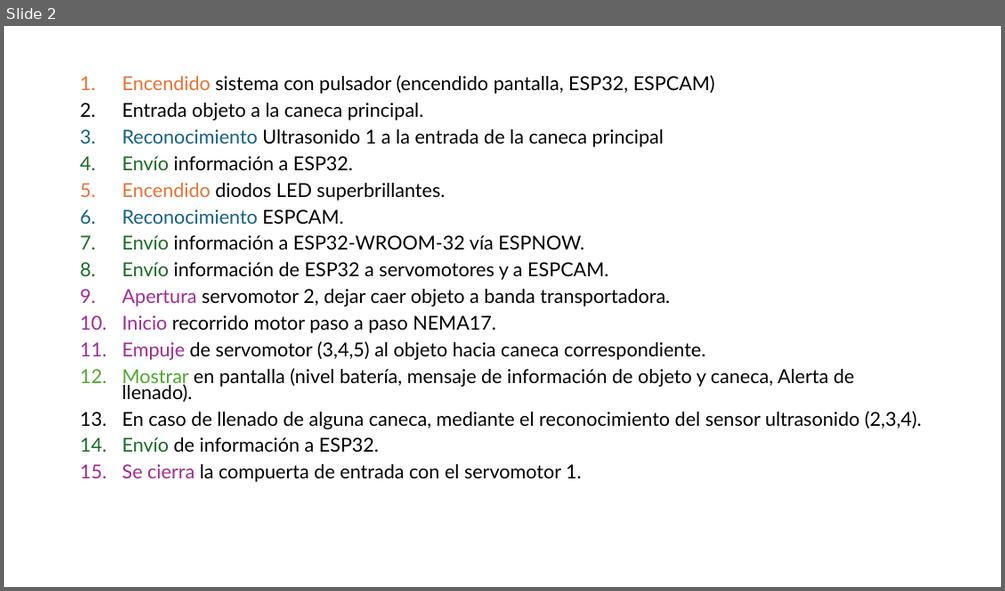
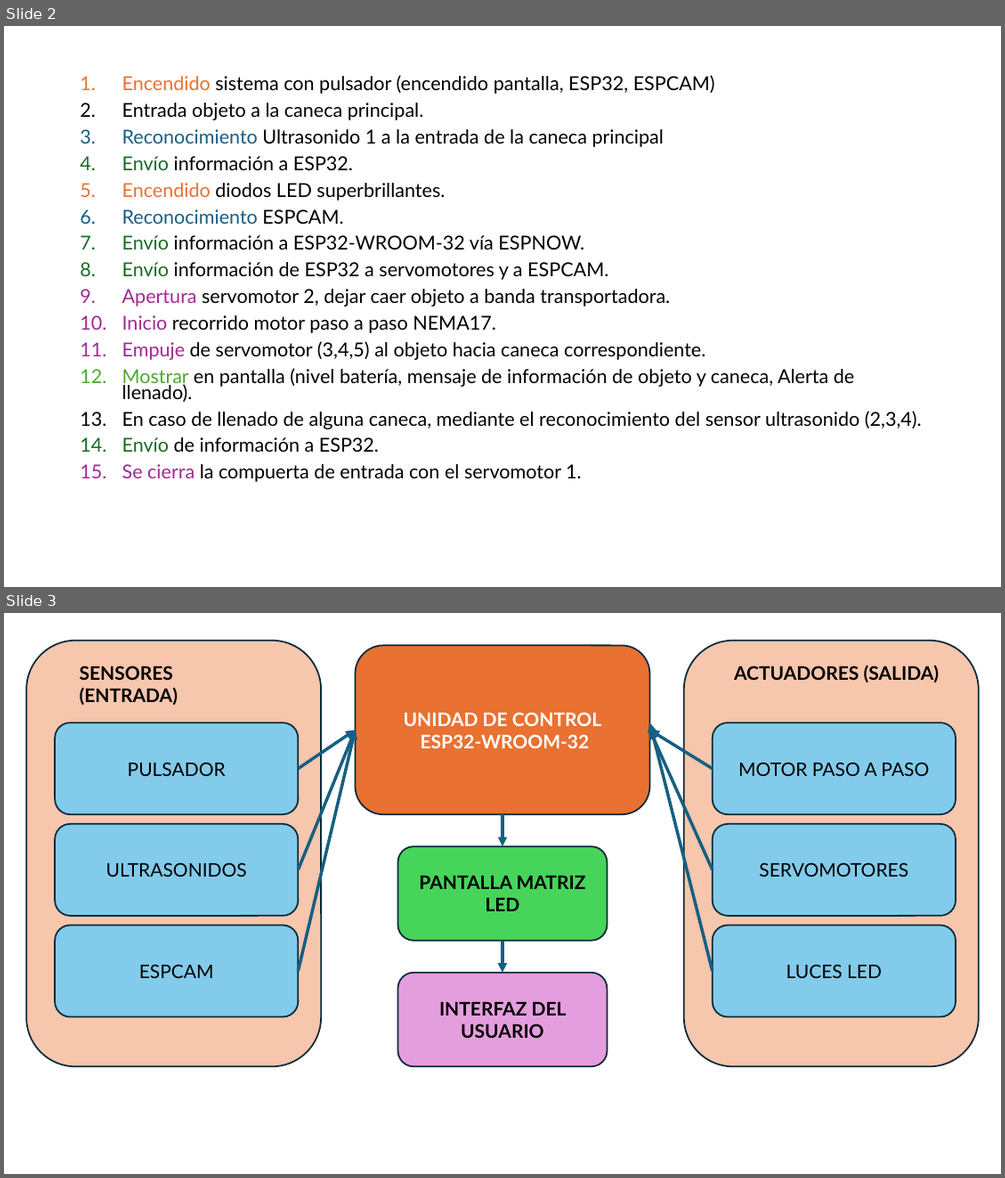
Before and after one commit to AngMar126/Documento-historial-de-clases-Dise-o-de-producto-2, a slide deck: Secuencia de funcionamiento caneca inteligente.pptx. Shown one above the other, each under a label of ours: slide 2 before the commit, slides 2 and 3 after it. The pictures are 1005x591 and 1005x1178 pixels, drawn with LibreOffice and Linux fonts; fonts in the diff are those of the drawing. Boxes give left, top, right and bottom in pixels: in the first picture for what was removed or moved away, otherwise in the second. Text is boxed around its words. In the diff, an @@ line names an element or a change of style, - is before the commit and + after.

```diff
--- a/Secuencia de funcionamiento caneca inteligente.pptx
+++ b/Secuencia de funcionamiento caneca inteligente.pptx
@@ slide 3 added at (4,613,1001,1174), background #FFFFFF @@
@@ rounded rectangle added at (26,641,321,1067), fill #F6C6AD, outline #092A39 1.5 pt @@
@@ text added at (80,666,178,705), 18 pt, text #000000, bold @@
+SENSORES (ENTRADA)
@@ rounded rectangle added at (356,645,650,814), fill #E97132, outline #092A39 1.5 pt, 18 pt, text #FFFFFF, bold @@
+UNIDAD DE CONTROL
+ESP32-WROOM-32
@@ rounded rectangle added at (684,641,979,1067), fill #F6C6AD, outline #092A39 1.5 pt @@
@@ text added at (734,665,938,682), 18 pt, text #000000, bold @@
+ACTUADORES (SALIDA)
@@ rounded rectangle added at (55,723,298,815), fill #83CBEB, outline #092A39 1.5 pt, 18 pt, text #000000 @@
+PULSADOR
@@ arrow added from (298, 769) to (356, 730), #156082 3 pt @@
@@ arrow added from (298, 869) to (356, 730), #156082 3 pt @@
@@ arrow added from (298, 971) to (356, 730), #156082 3 pt @@
@@ arrow added from (712, 769) to (650, 730), #156082 3 pt @@
@@ arrow added from (712, 869) to (650, 730), #156082 3 pt @@
@@ arrow added from (712, 971) to (650, 723), #156082 3 pt @@
@@ rounded rectangle added at (712,723,955,815), fill #83CBEB, outline #092A39 1.5 pt, 18 pt, text #000000 @@
+MOTOR PASO A PASO
@@ rounded rectangle added at (55,824,298,916), fill #83CBEB, outline #092A39 1.5 pt, 18 pt, text #000000 @@
+ULTRASONIDOS
@@ arrow added from (502, 814) to (502, 846), #156082 3 pt @@
@@ rounded rectangle added at (712,824,955,916), fill #83CBEB, outline #092A39 1.5 pt, 18 pt, text #000000 @@
+SERVOMOTORES
@@ rounded rectangle added at (398,846,607,941), fill #47D45A, outline #092A39 1.5 pt, 18 pt, text #000000, bold @@
+PANTALLA MATRIZ LED
@@ rounded rectangle added at (55,925,298,1017), fill #83CBEB, outline #092A39 1.5 pt, 18 pt, text #000000 @@
+ESPCAM
@@ rounded rectangle added at (712,925,955,1017), fill #83CBEB, outline #092A39 1.5 pt, 18 pt, text #000000 @@
+LUCES LED
@@ arrow added from (502, 941) to (502, 973), #156082 3 pt @@
@@ rounded rectangle added at (398,973,607,1067), fill #E59EDD, outline #092A39 1.5 pt, 18 pt, text #000000, bold @@
+INTERFAZ DEL USUARIO
```
Also in this commit, not shown: 1 other file.
